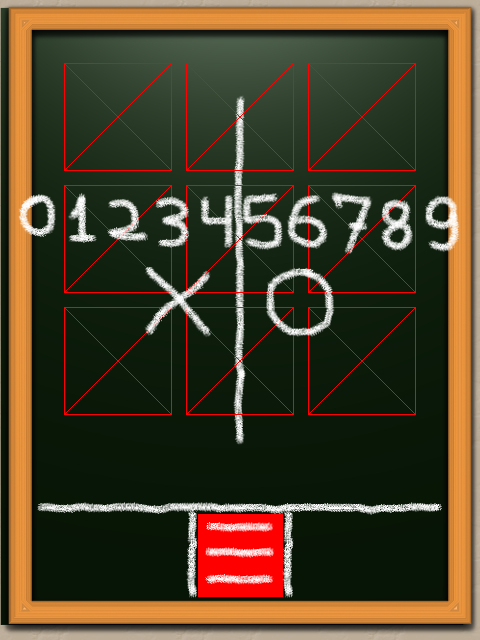
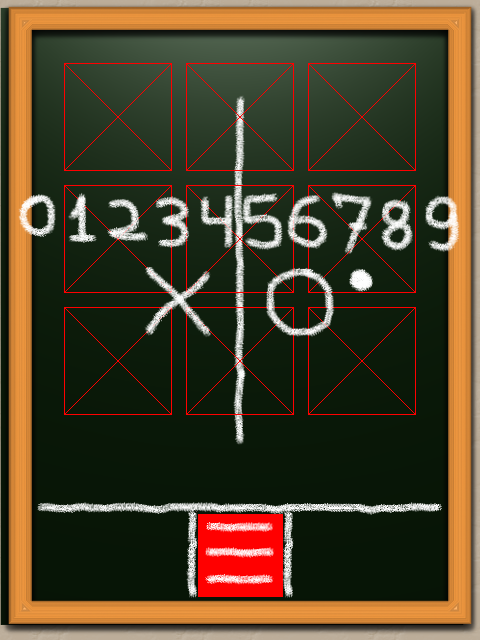
The second 480x640 image is a revision of the first. Changes to its layers:
added layer "player_turn" in group "layout" over (349, 268, 374, 292)
